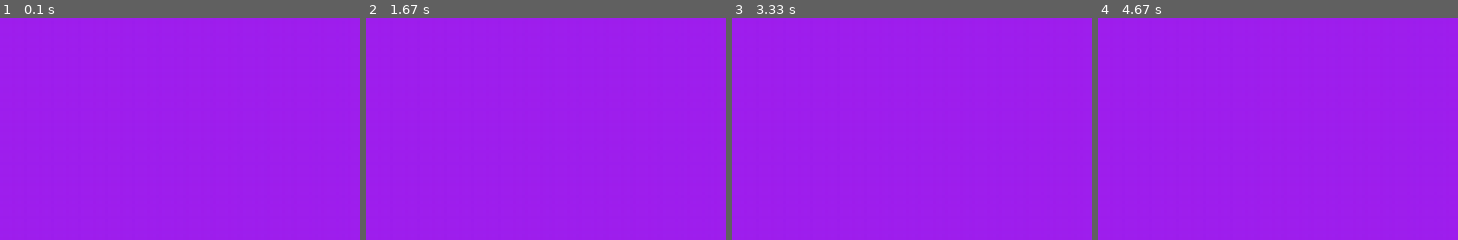
Above: before the commit, frames 1-4 (left to right).
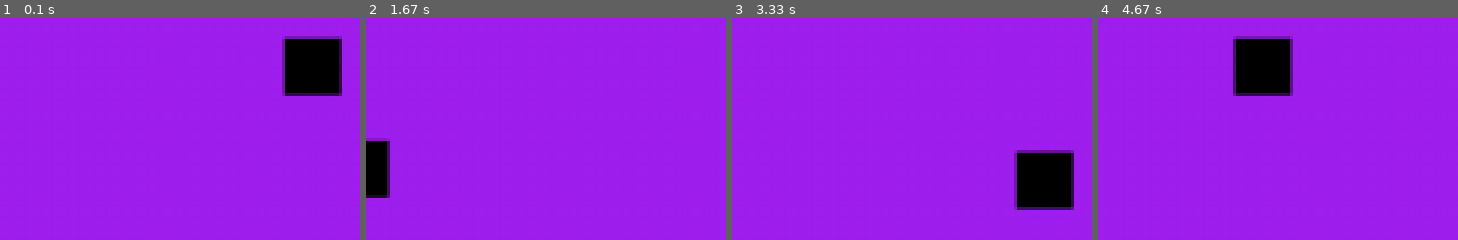
Above: after the commit, the same moments.

Repository: matteoppet/robot_navigation
Game: pygame game, started from manual_game.py
The game is run twice, just before and just after one commit, with the same random seed, the same clock (stepped at 60 frames per second) and the same inputs.
Inputs:
- Up to frame 1 (0.1 s): no input
- Up to frame 2 (1.67 s): hold Right 0.33-0.8 s; hold Up 0.83-1.13 s; hold Right 1.17-1.63 s
- Up to frame 3 (3.33 s): hold Left 1.67-2.2 s; hold Down 2.23-2.53 s; hold Left 2.57-2.97 s; hold Up from 3 s (still down)
- Up to frame 4 (4.67 s): release Up at 3.37 s; hold Right 3.4-4.03 s; hold Down 4.07-4.43 s; hold Left from 4.47 s (still down)

The runs differ from the first frame. In frame 1, 4.5% of the frame differs, in the area x 78-95%, y 8-36%; in frame 2, 1.8%; in frame 3, 4.5%; in frame 4, 4.5%, in the area x 37-55%, y 8-36%.

Commit message:
Basic implementation player class

Diff:
--- a/environment.py
+++ b/environment.py
@@ -9,9 +9,9 @@
     def __init__(self):
         super().__init__()
 
-        self.action_space = spaces.Discrete(N_DISCRETE_ACTIONS)
-        self.observation_space = spaces.Box(low=0, high=255,
-                                            shape=(N_CHANNELS, HEIGHT, WIDTH), dtype=np.uint8)
+        self.action_space = spaces.Discrete(4)
+        self.observation_space = spaces.Box(low=-np.inf, high=np.inf,
+                                            shape=(N_CHANNELS, HEIGHT, WIDTH), dtype=np.int64)
 
     def step(self, action):
         ...
--- a/manual_game.py
+++ b/manual_game.py
@@ -3,6 +3,38 @@
 pygame.init()
 screen = pygame.display.set_mode((950, 950))
 clock = pygame.time.Clock()
+
+
+class Player(pygame.sprite.Sprite):
+    def __init__(self):
+        super().__init__()
+
+        # position player
+        self.x = 100
+        self.y = 100
+
+        # width and height player
+        self.width = 20
+        self.height = 20
+
+        self.image = pygame.Surface((self.width, self.height))
+        self.rect = pygame.Rect(self.x, self.y, self.width, self.height)
+
+    def move(self):
+        keys = pygame.key.get_pressed()
+
+        if keys[pygame.K_UP]:
+            self.y += 2
+        if keys[pygame.K_DOWN]:
+            self.y -= 2
+        if keys[pygame.K_LEFT]:
+            self.x += 2
+        if keys[pygame.K_RIGHT]:
+            self.x -= 2
+
+
+PLAYER = Player()
+
 
 running = True
 while running:
@@ -12,6 +44,9 @@
 
     screen.fill("purple")
 
+    PLAYER.move()
+    screen.blit(PLAYER.image, (PLAYER.x, PLAYER.y))
+
     pygame.display.flip()
     pygame.display.update()
     clock.tick(60)
Not shown, added: README.md
